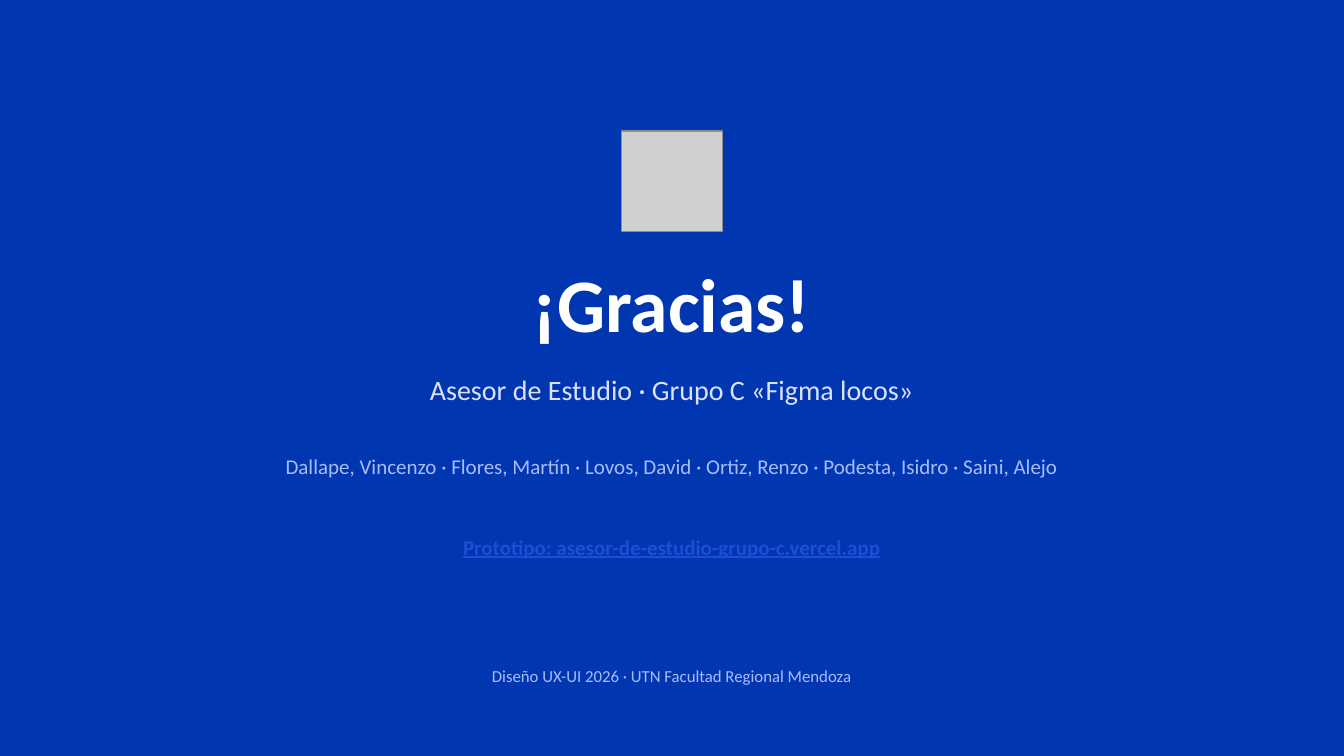
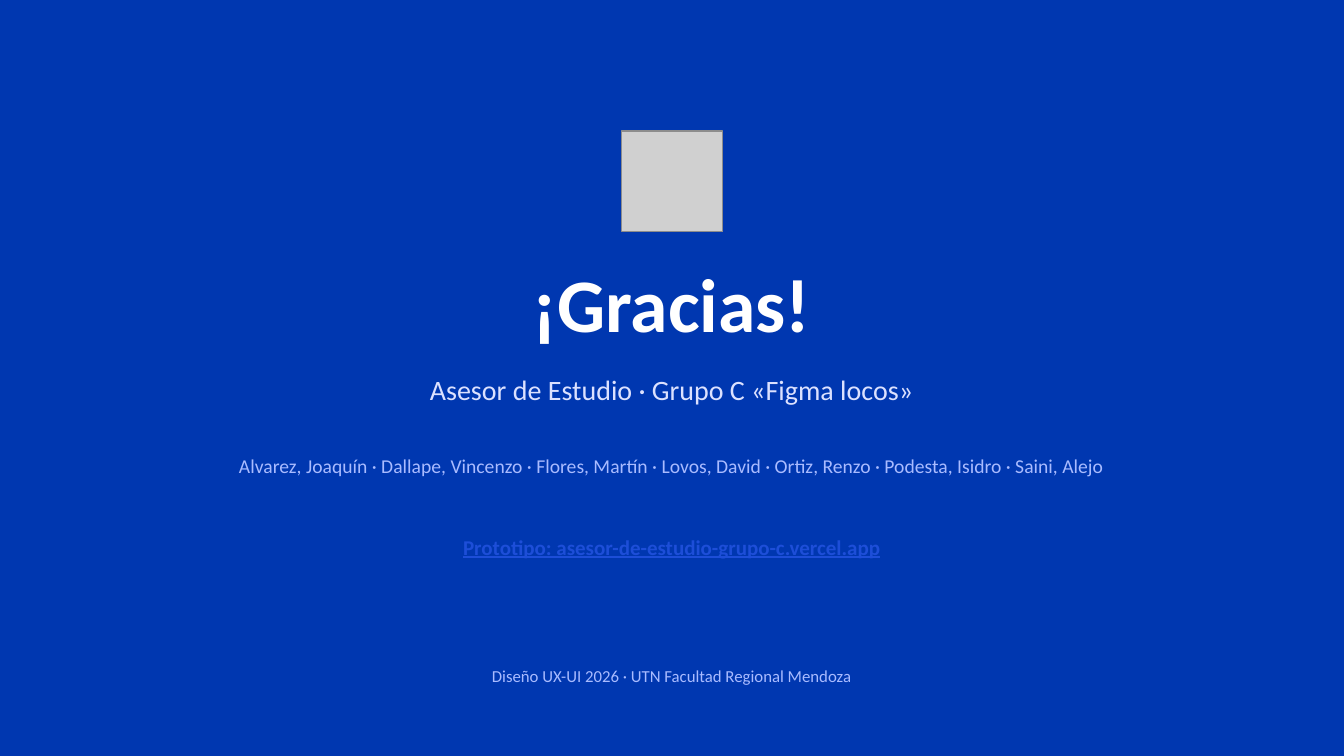
Before and after one commit to vichen12/ux-final, a slide deck: slide 78 of presentacion/GrupoC_AsesorDeEstudio_2026.pptx (slide 77 before the commit). Drawn at 1344x756 pixels with LibreOffice and Linux fonts; fonts in the diff are those of the drawing; grey boxes stand for pictures. Boxes give left, top, right and bottom in pixels: in the first picture for what was removed or moved away, otherwise in the second. Text is boxed around its words. In the diff, an @@ line names an element or a change of style, - is before the commit and + after.

```diff
--- a/presentacion/GrupoC_AsesorDeEstudio_2026.pptx
+++ b/presentacion/GrupoC_AsesorDeEstudio_2026.pptx
@@ text at [239, 459, 1103, 477]: text changed; size 15 to 14 pt @@
-Dallape, Vincenzo · Flores, Martín · Lovos, David · Ortiz, Renzo · Podesta, Isidro · Saini, Alejo
+Alvarez, Joaquín · Dallape, Vincenzo · Flores, Martín · Lovos, David · Ortiz, Renzo · Podesta, Isidro · Saini, Alejo
```
Also in this commit, not shown: 6 other slides changed, 1 slide added, 22 other files.
